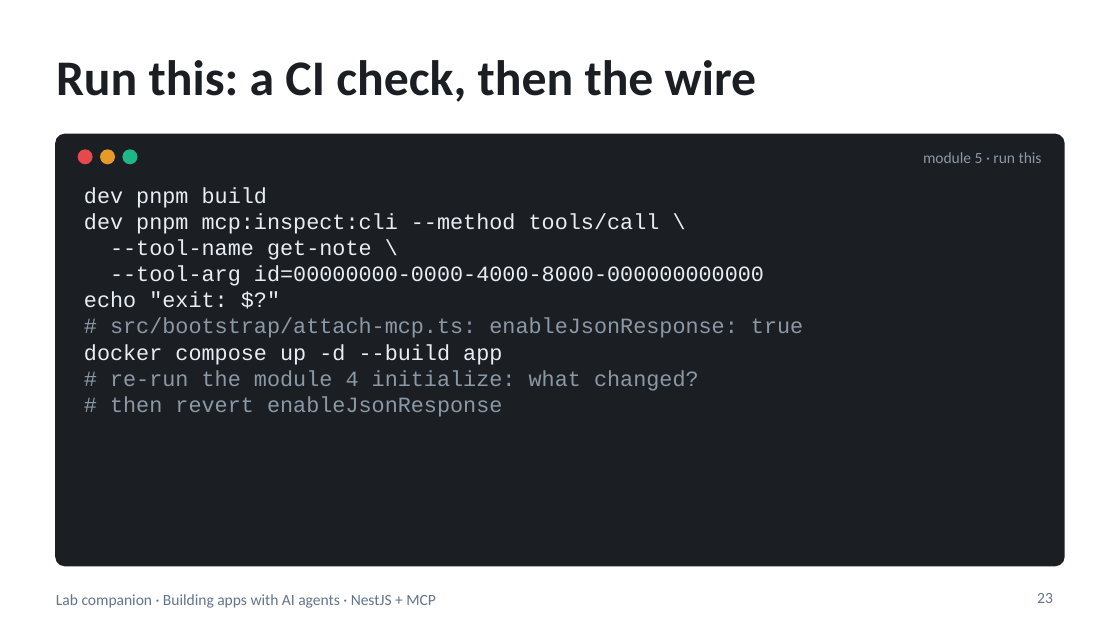
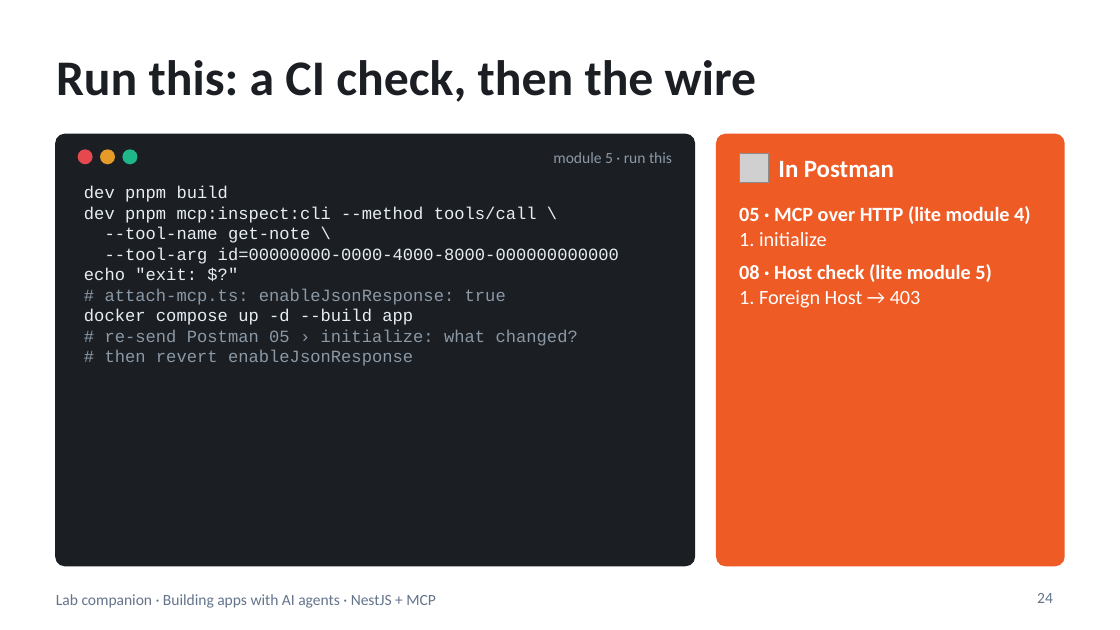
Before and after one commit to blazaga/ai-training-modules, a slide deck: slide 24 of docs/ai-agent-training/slides/lab-companion-lite.pptx (slide 23 before the commit). Drawn at 1120x630 pixels with LibreOffice and Linux fonts; fonts in the diff are those of the drawing; grey boxes stand for pictures. Boxes give left, top, right and bottom in pixels: in the first picture for what was removed or moved away, otherwise in the second. Text is boxed around its words. In the diff, an @@ line names an element or a change of style, - is before the commit and + after.

```diff
--- a/docs/ai-agent-training/slides/lab-companion-lite.pptx
+++ b/docs/ai-agent-training/slides/lab-companion-lite.pptx
@@ rounded rectangle: place and size @@
-rounded rectangle at (56,134,1064,566)
+rounded rectangle at (56,134,694,566)
@@ text "module 5 · run this": place and size @@
-text "module 5 · run this" at (923,152,1042,163)
+text "module 5 · run this" at (553,152,672,163)
@@ rounded rectangle added at (717,134,1064,566), fill #EF5B25, outline #EF5B25 1 pt @@
@@ picture added at (739,153,768,183) @@
@@ text added at (778,161,894,177), 16 pt, text #FFFFFF, bold @@
+In Postman
@@ text at (84,185,619,366): size 14 to 11 pt in "dev pnpm build", "dev pnpm mcp:inspect:cli --method tools/call \", "--tool-name get-note \", "--tool-arg id=00000000-0000-4000-8000-000000000000" and 3 more places @@
@@ text added at (739,206,1031,308), 13 pt, text #FFFFFF, bold @@
+05 · MCP over HTTP (lite module 4)
+1. initialize
+08 · Host check (lite module 5)
+1. Foreign Host → 403
@@ text at (105,288,506,305): text changed; size 14 to 11 pt @@
-# src/bootstrap/attach-mcp.ts: enableJsonResponse: true
+# attach-mcp.ts: enableJsonResponse: true
@@ text at (105,329,578,346): text changed; size 14 to 11 pt @@
-# re-run the module 4 initialize: what changed?
+# re-send Postman 05 › initialize: what changed?
@@ page number at (1037,593,1053,603): text changed @@
-23
+24
```
Also in this commit, not shown: 2 other slides changed, 3 slides added, 2 slides removed, 10 other files.
